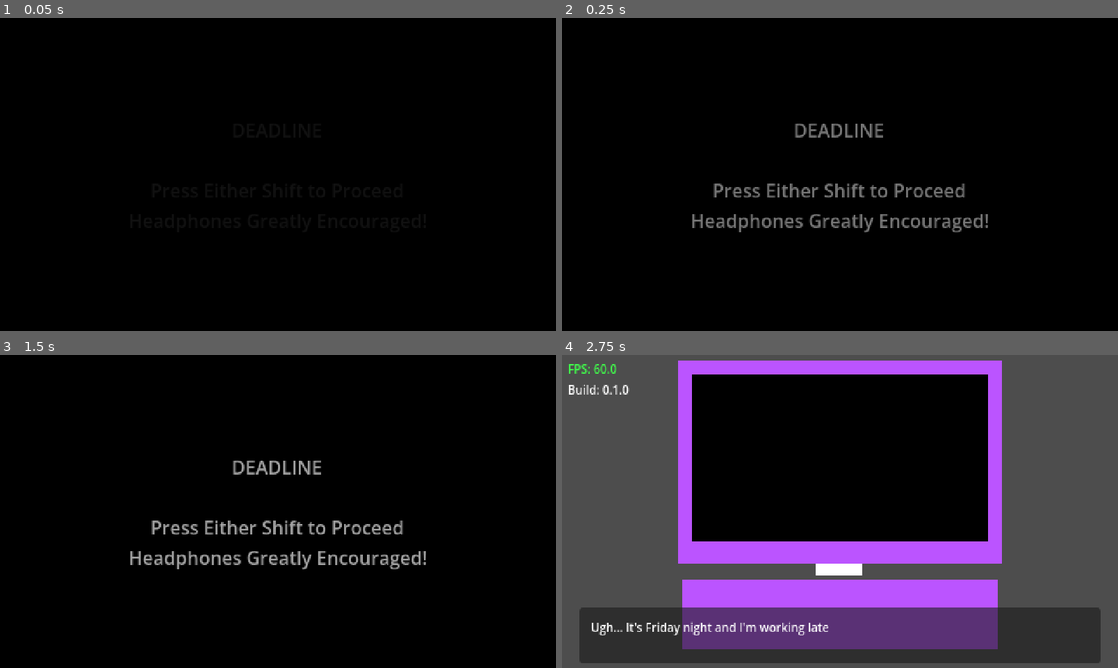
Above: before the commit, frames 1-4 (two rows, left to right).
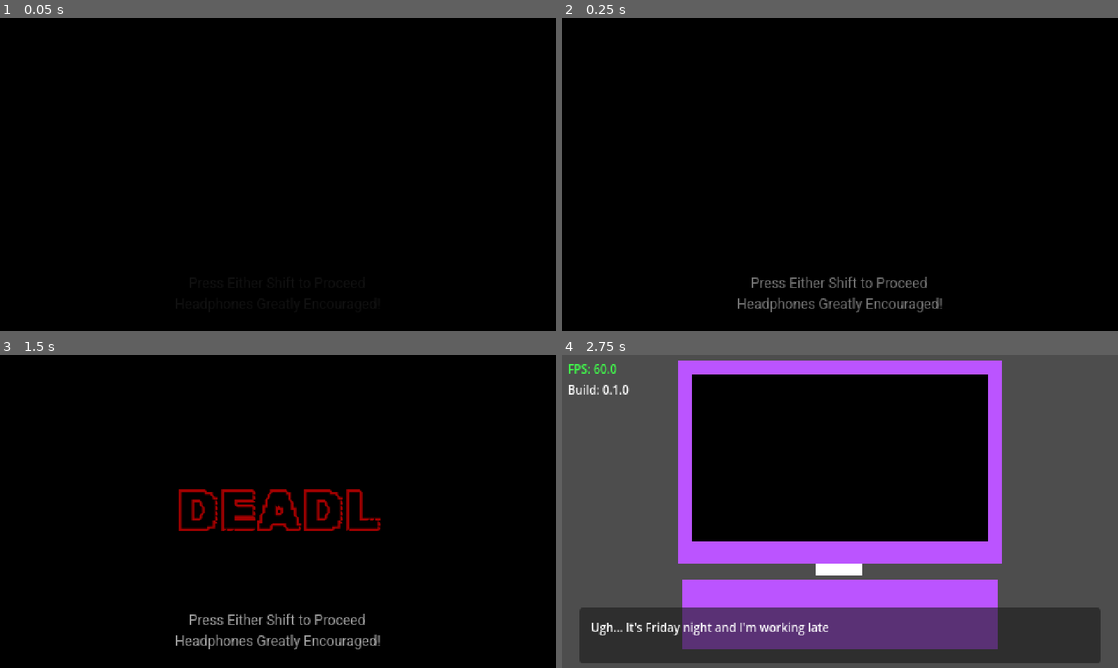
Above: after the commit, the same moments.

Repository: mcneiljv/game-off-2026
Game: Godot game, scene res://src/core/main_game/title_screen.tscn
The game is run twice, just before and just after one commit, with the same random seed, the same clock (stepped at 60 frames per second) and the same inputs.
Inputs:
- Up to frame 1 (0.05 s): no input
- Up to frame 2 (0.25 s): no input
- Up to frame 3 (1.5 s): hold Shift (left_shift) from 1.28 s (still down)
- Up to frame 4 (2.75 s): release Shift (left_shift) at 2.03 s

The runs differ from the first frame. In frame 2, 3.2% of the frame differs, in the area x 23-77%, y 33-94%; in frame 3, 5.0%; in frame 4, nothing differs.

Commit message:
Add fonts and animation to title screen

Diff:
--- a/src/core/main_game/title_screen.tscn
+++ b/src/core/main_game/title_screen.tscn
@@ -1,6 +1,70 @@
 [gd_scene format=3 uid="uid://dv4effx2wg27c"]
 
 [ext_resource type="Script" uid="uid://b5brpwa2pgcfd" path="res://src/core/main_game/title_screen.gd" id="1_nn47b"]
+[ext_resource type="FontFile" uid="uid://cx7rbf4rfsf3m" path="res://assets/fonts/RubikIso-Regular.ttf" id="2_3iqoy"]
+[ext_resource type="AudioStream" uid="uid://bnpq1pqoc5wqa" path="res://assets/audio/keyboard-key.wav" id="3_kn8co"]
+[ext_resource type="FontFile" uid="uid://cn2etv4pp8cww" path="res://assets/fonts/Roboto-VariableFont_wdth,wght.ttf" id="4_6e63d"]
+
+[sub_resource type="Animation" id="Animation_3iqoy"]
+length = 0.001
+tracks/0/type = "value"
+tracks/0/imported = false
+tracks/0/enabled = true
+tracks/0/path = NodePath(".:visible_characters")
+tracks/0/interp = 1
+tracks/0/loop_wrap = true
+tracks/0/keys = {
+"times": PackedFloat32Array(0),
+"transitions": PackedFloat32Array(1),
+"update": 1,
+"values": [-1]
+}
+tracks/1/type = "value"
+tracks/1/imported = false
+tracks/1/enabled = true
+tracks/1/path = NodePath("../AudioStreamPlayer:playing")
+tracks/1/interp = 1
+tracks/1/loop_wrap = true
+tracks/1/keys = {
+"times": PackedFloat32Array(0),
+"transitions": PackedFloat32Array(1),
+"update": 1,
+"values": [false]
+}
+
+[sub_resource type="Animation" id="Animation_kn8co"]
+resource_name = "float"
+length = 2.4000000000000004
+tracks/0/type = "value"
+tracks/0/imported = false
+tracks/0/enabled = true
+tracks/0/path = NodePath(".:visible_characters")
+tracks/0/interp = 1
+tracks/0/loop_wrap = true
+tracks/0/keys = {
+"times": PackedFloat32Array(0, 0.3, 0.6, 0.9, 1.2, 1.5, 1.8, 2.1, 2.4),
+"transitions": PackedFloat32Array(1, 1, 1, 1, 1, 1, 1, 1, 1),
+"update": 1,
+"values": [0, 1, 2, 3, 4, 5, 6, 7, 8]
+}
+tracks/1/type = "value"
+tracks/1/imported = false
+tracks/1/enabled = true
+tracks/1/path = NodePath("../AudioStreamPlayer:playing")
+tracks/1/interp = 1
+tracks/1/loop_wrap = true
+tracks/1/keys = {
+"times": PackedFloat32Array(0, 0.3, 0.6, 0.9, 1.2, 1.5, 1.8, 2.1),
+"transitions": PackedFloat32Array(1, 1, 1, 1, 1, 1, 1, 1),
+"update": 1,
+"values": [true, true, true, true, true, true, true, true]
+}
+
+[sub_resource type="AnimationLibrary" id="AnimationLibrary_6e63d"]
+_data = {
+&"RESET": SubResource("Animation_3iqoy"),
+&"float": SubResource("Animation_kn8co")
+}
 
 [node name="TitleScreen" type="Node" unique_id=968162135]
 script = ExtResource("1_nn47b")
@@ -17,21 +81,47 @@
 layout_mode = 2
 color = Color(0, 0, 0, 1)
 
-[node name="Label" type="Label" parent="VBoxContainer/ColorRect" unique_id=941094561]
-layout_mode = 1
+[node name="AnimationPlayer" type="AnimationPlayer" parent="VBoxContainer/ColorRect" unique_id=702978775]
+root_node = NodePath("Tile")
+libraries/ = SubResource("AnimationLibrary_6e63d")
+autoplay = &"float"
+
+[node name="Tile" type="Label" parent="VBoxContainer/ColorRect/AnimationPlayer" unique_id=941094561]
 anchors_preset = 8
 anchor_left = 0.5
 anchor_top = 0.5
 anchor_right = 0.5
 anchor_bottom = 0.5
-offset_left = -39.5
-offset_top = -11.5
-offset_right = 39.5
-offset_bottom = 11.5
+offset_left = -132.5
+offset_top = -30.0
+offset_right = 132.5
+offset_bottom = 30.00122
 grow_horizontal = 2
 grow_vertical = 2
-text = "DEADLINE
+theme_override_colors/font_color = Color(1, 0, 0, 1)
+theme_override_fonts/font = ExtResource("2_3iqoy")
+theme_override_font_sizes/font_size = 50
+text = "DEADLINE"
+horizontal_alignment = 1
 
-Press Either Shift to Proceed
+[node name="AudioStreamPlayer" type="AudioStreamPlayer" parent="VBoxContainer/ColorRect/AnimationPlayer" unique_id=117889196]
+stream = ExtResource("3_kn8co")
+bus = &"SFX"
+
+[node name="Instructions" type="Label" parent="VBoxContainer/ColorRect" unique_id=761182124]
+layout_mode = 1
+anchors_preset = 7
+anchor_left = 0.5
+anchor_top = 1.0
+anchor_right = 0.5
+anchor_bottom = 1.0
+offset_left = -129.0
+offset_top = -49.0
+offset_right = 129.0
+grow_horizontal = 2
+grow_vertical = 0
+theme_override_fonts/font = ExtResource("4_6e63d")
+theme_override_font_sizes/font_size = 12
+text = "Press Either Shift to Proceed
 Headphones Greatly Encouraged!"
 horizontal_alignment = 1
Binary file added: assets/fonts/Roboto-VariableFont_wdth,wght.ttf
Not shown, added: assets/fonts/Roboto-VariableFont_wdth,wght.ttf.import
Binary file added: assets/fonts/RubikIso-Regular.ttf
Not shown, added: assets/fonts/RubikIso-Regular.ttf.import
